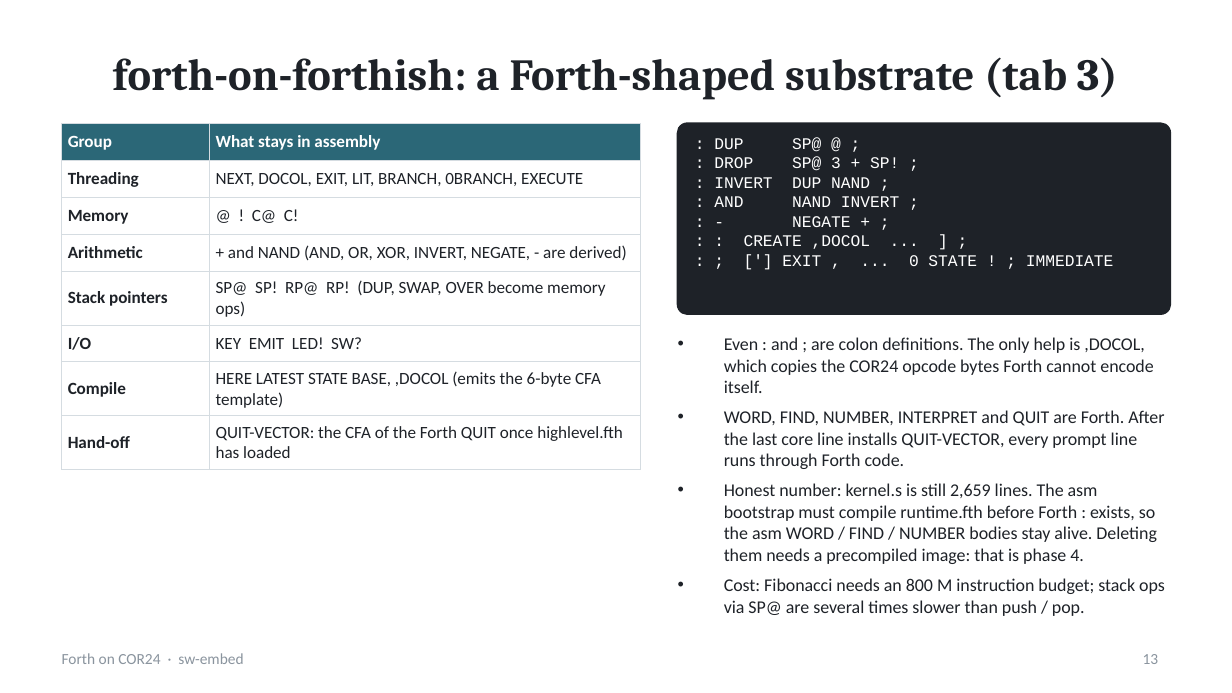
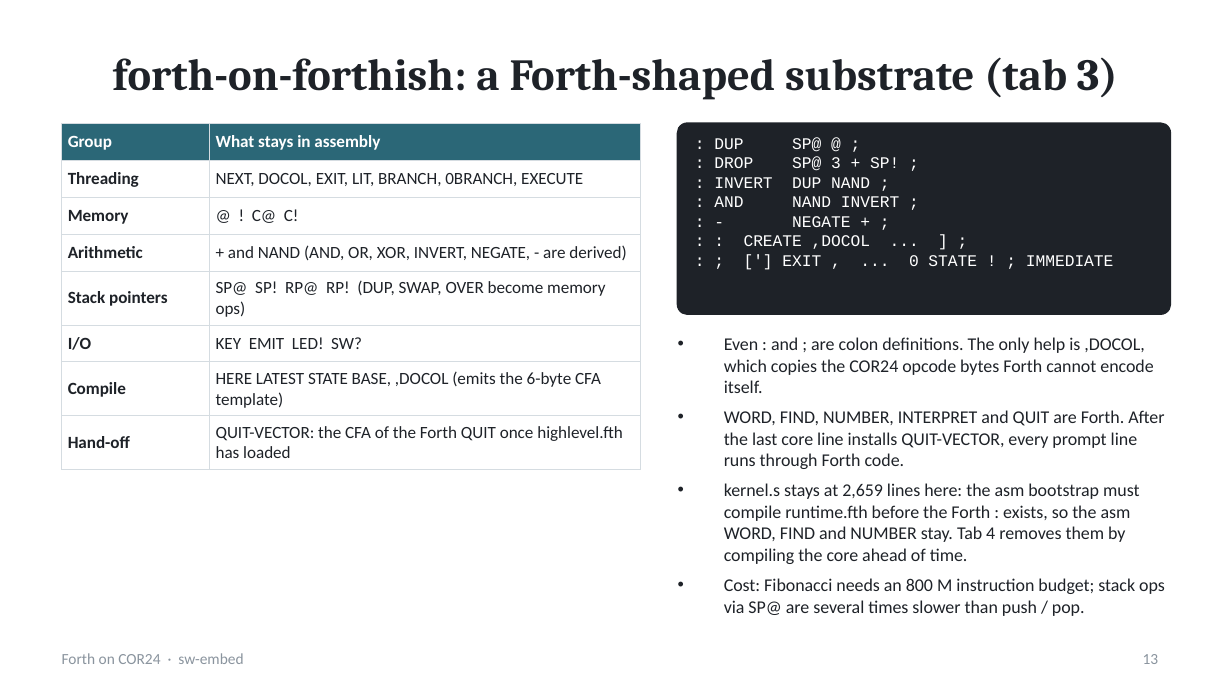
Before and after one commit to sw-embed/web-sw-cor24-forth, a slide deck: slide 13 of docs/forth-on-cor24.pptx. Drawn at 1232x693 pixels with LibreOffice and Linux fonts; fonts in the diff are those of the drawing. Boxes give left, top, right and bottom in pixels: in the first picture for what was removed or moved away, otherwise in the second. Text is boxed around its words. In the diff, an @@ line names an element or a change of style, - is before the commit and + after.

```diff
--- a/docs/forth-on-cor24.pptx
+++ b/docs/forth-on-cor24.pptx
@@ text at [724,483,1139,564]: text changed @@
-• Honest number: kernel.s is still 2,659 lines. The asm bootstrap must compile runtime.fth before Forth : exists, so the asm WORD / FIND / NUMBER bodies stay alive. Deleting them needs a precompiled image: that is phase 4.
+• kernel.s stays at 2,659 lines here: the asm bootstrap must compile runtime.fth before the Forth : exists, so the asm WORD, FIND and NUMBER stay. Tab 4 removes them by compiling the core ahead of time.
```
Also in this commit, not shown: 13 other slides changed, 1 other file.
